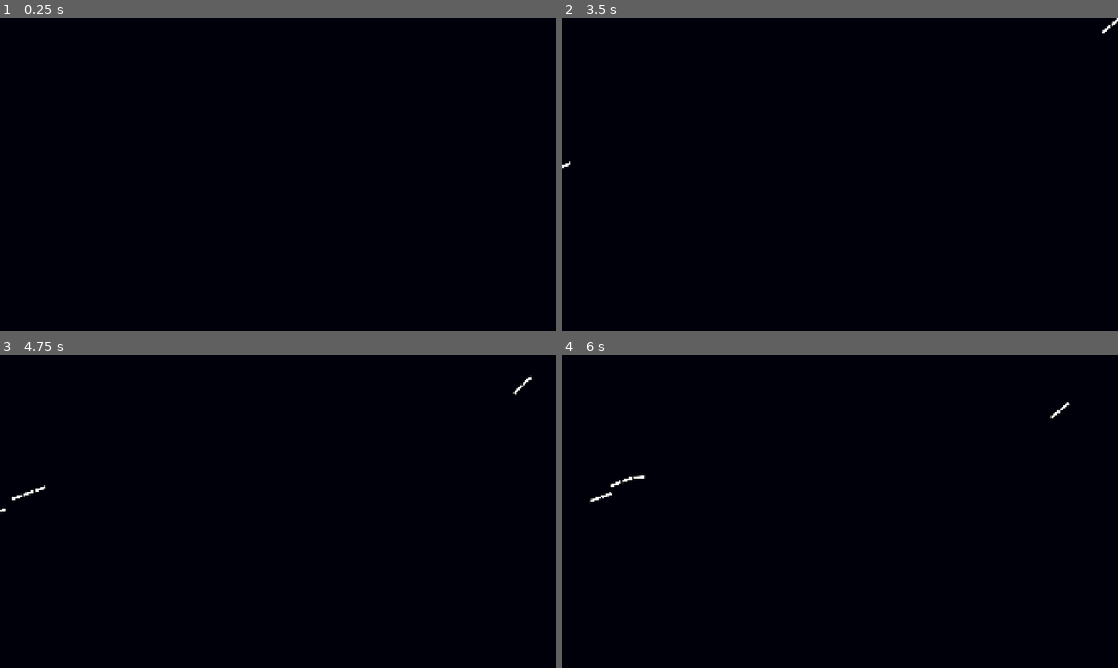
Above: before the commit, frames 1-4 (two rows, left to right).
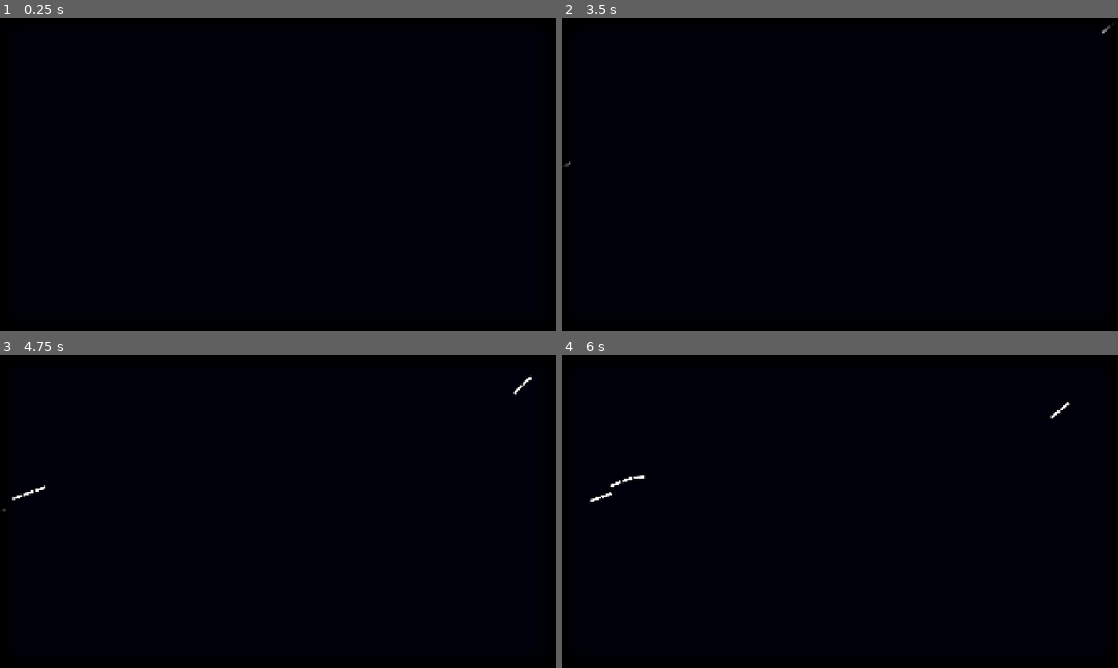
Above: after the commit, the same moments.

Repository: VojtaStruhar/hlavas
Game: Godot game, scene res://Scenes/main.tscn
Two runs of this game, one before a commit and one after it. Both use one fixed random seed, a clock stepped at 60 frames per second and the inputs below.
Inputs:
- Up to frame 1 (0.25 s): no input
- Up to frame 2 (3.5 s): tap Enter at 0.5, 2 s; tap Space at 1.25, 2.75 s
- Up to frame 3 (4.75 s): tap Enter at 3.5 s; tap Space at 4.25 s
- Up to frame 4 (6 s): no input

The runs differ from the first frame. In frame 2, less than 0.1% of the frame differs, in the area x 0-100%, y 0-48%; in frame 3, less than 0.1%; in frame 4, less than 0.1%.

Commit message:
Added vignette effect to borders

Diff:
--- a/Scenes/main.tscn
+++ b/Scenes/main.tscn
@@ -17,6 +17,32 @@
 gradient = SubResource("Gradient_344ge")
 width = 2
 
+[sub_resource type="Gradient" id="Gradient_ynf5e"]
+colors = PackedColorArray(0, 0, 0, 1, 0, 0, 0, 0)
+
+[sub_resource type="GradientTexture2D" id="GradientTexture2D_hptm8"]
+gradient = SubResource("Gradient_ynf5e")
+
+[sub_resource type="Gradient" id="Gradient_hptm8"]
+colors = PackedColorArray(0, 0, 0, 0, 0, 0, 0, 1)
+
+[sub_resource type="GradientTexture2D" id="GradientTexture2D_d1ilt"]
+gradient = SubResource("Gradient_hptm8")
+
+[sub_resource type="Gradient" id="Gradient_d1ilt"]
+colors = PackedColorArray(0, 0, 0, 1, 0, 0, 0, 0)
+
+[sub_resource type="GradientTexture2D" id="GradientTexture2D_6iyac"]
+gradient = SubResource("Gradient_d1ilt")
+fill_to = Vector2(0, 1)
+
+[sub_resource type="Gradient" id="Gradient_6iyac"]
+colors = PackedColorArray(0, 0, 0, 0, 0, 0, 0, 1)
+
+[sub_resource type="GradientTexture2D" id="GradientTexture2D_fdnlq"]
+gradient = SubResource("Gradient_6iyac")
+fill_to = Vector2(0, 1)
+
 [sub_resource type="GDScript" id="GDScript_kry3j"]
 resource_name = "debug_ui"
 script/source = "extends CanvasLayer
@@ -213,6 +239,7 @@
 agent_radius = 1.0
 
 [sub_resource type="CircleShape2D" id="CircleShape2D_21xkr"]
+radius = 20.025
 
 [sub_resource type="CircleShape2D" id="CircleShape2D_fdnlq"]
 radius = 9.0
@@ -339,6 +366,43 @@
 texture = SubResource("GradientTexture1D_ynf5e")
 expand_mode = 1
 stretch_mode = 1
+
+[node name="Borders" type="CanvasLayer" parent="."]
+layer = 4
+
+[node name="LeftBorder" type="TextureRect" parent="Borders"]
+anchors_preset = 9
+anchor_bottom = 1.0
+offset_right = 64.0
+grow_vertical = 2
+texture = SubResource("GradientTexture2D_hptm8")
+
+[node name="RightBorder" type="TextureRect" parent="Borders"]
+anchors_preset = 11
+anchor_left = 1.0
+anchor_right = 1.0
+anchor_bottom = 1.0
+offset_left = -64.0
+grow_horizontal = 0
+grow_vertical = 2
+texture = SubResource("GradientTexture2D_d1ilt")
+
+[node name="TopBorder" type="TextureRect" parent="Borders"]
+anchors_preset = 10
+anchor_right = 1.0
+offset_bottom = 64.0
+grow_horizontal = 2
+texture = SubResource("GradientTexture2D_6iyac")
+
+[node name="BottomBorder" type="TextureRect" parent="Borders"]
+anchors_preset = 12
+anchor_top = 1.0
+anchor_right = 1.0
+anchor_bottom = 1.0
+offset_top = -64.0
+grow_horizontal = 2
+grow_vertical = 0
+texture = SubResource("GradientTexture2D_fdnlq")
 
 [node name="CanvasLayer" type="CanvasLayer" parent="."]
 script = SubResource("GDScript_kry3j")
@@ -794,6 +858,23 @@
 [node name="ExitDoor" parent="Shops/KFC" instance=ExtResource("5_kry3j")]
 position = Vector2(-4, 4)
 
+[node name="Vietnamec" parent="Shops" instance=ExtResource("4_jjvhh")]
+position = Vector2(1362, 894)
+visitor_color = Color(1, 0.141176, 0.337255, 1)
+
+[node name="CollisionShape2D" type="CollisionShape2D" parent="Shops/Vietnamec"]
+position = Vector2(-1, 1)
+shape = SubResource("CircleShape2D_21xkr")
+
+[node name="ExitDoor" parent="Shops/Vietnamec" instance=ExtResource("5_kry3j")]
+position = Vector2(-13, -16)
+
+[node name="ExitDoor2" parent="Shops/Vietnamec" instance=ExtResource("5_kry3j")]
+position = Vector2(-22, -5)
+
+[node name="ExitDoor3" parent="Shops/Vietnamec" instance=ExtResource("5_kry3j")]
+position = Vector2(3, -20)
+
 [node name="Kebab" parent="Shops" instance=ExtResource("4_jjvhh")]
 position = Vector2(1426, 353)
 weight = 7
Not shown: 1 places in Scenes/main.tscn that only renumber resources
